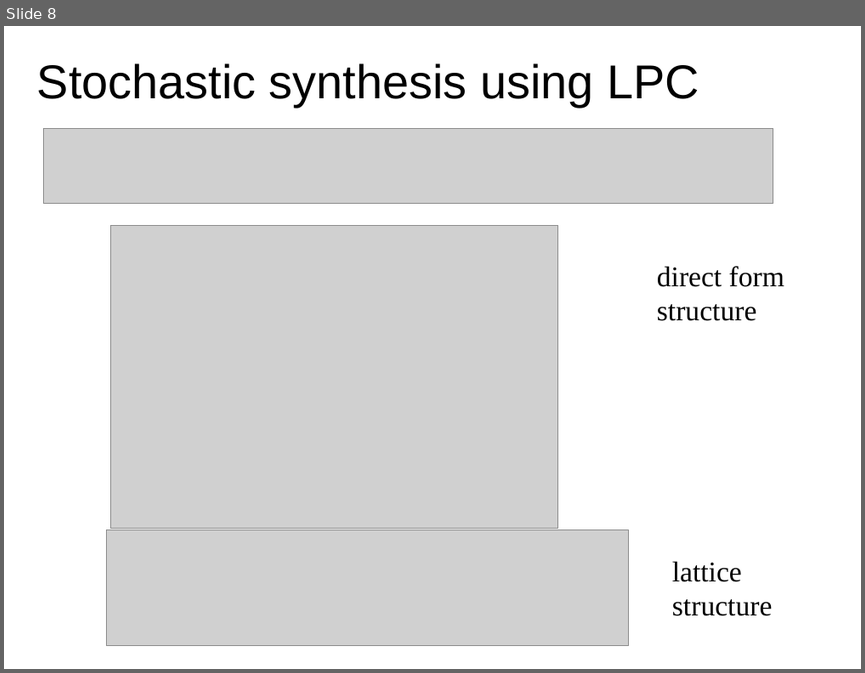
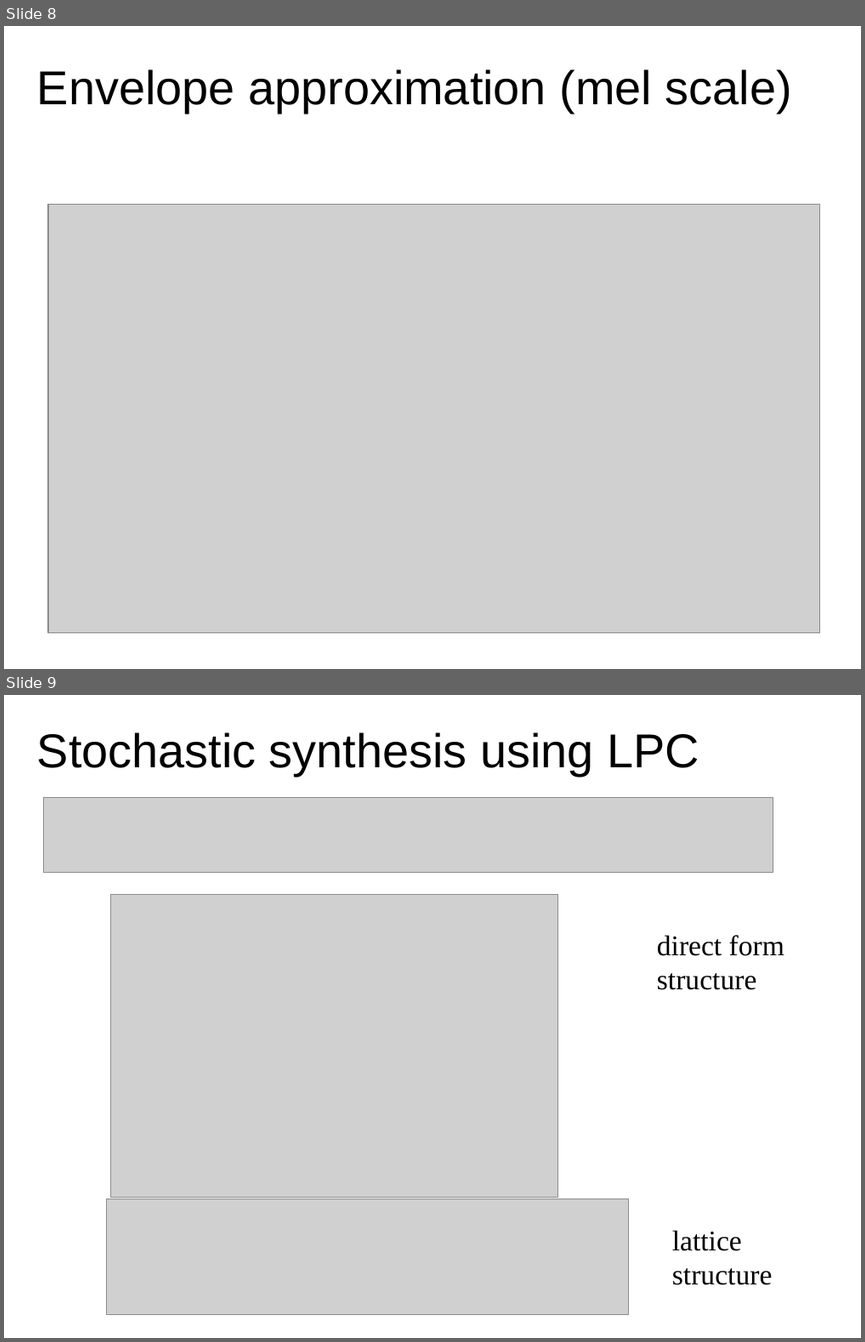
Before and after one commit to MTG/sms-tools, a slide deck: lectures/07-Sinusoidal-plus-residual-model/7T1-Stochastic-model.odp. Shown one above the other, each under a label of ours: slide 8 before the commit, slides 8 and 9 after it. The pictures are 865x673 and 865x1342 pixels, drawn with LibreOffice and Linux fonts; fonts in the diff are those of the drawing; grey boxes stand for pictures. Boxes give left, top, right and bottom in pixels: in the first picture for what was removed or moved away, otherwise in the second. Text is boxed around its words. In the diff, an @@ line names an element or a change of style, - is before the commit and + after.

Commit message:
added a slide on mel scale approximation

```diff
--- a/lectures/07-Sinusoidal-plus-residual-model/7T1-Stochastic-model.odp
+++ b/lectures/07-Sinusoidal-plus-residual-model/7T1-Stochastic-model.odp
@@ slide 8 added at box(4, 26, 861, 669), background #FFFFFF @@
@@ title added at box(37, 69, 792, 113), 39.9 pt, text #000000 @@
+Envelope approximation (mel scale)
@@ picture added at box(48, 204, 820, 633) @@
@@ what was slide 8 is now slide 9 @@
```
